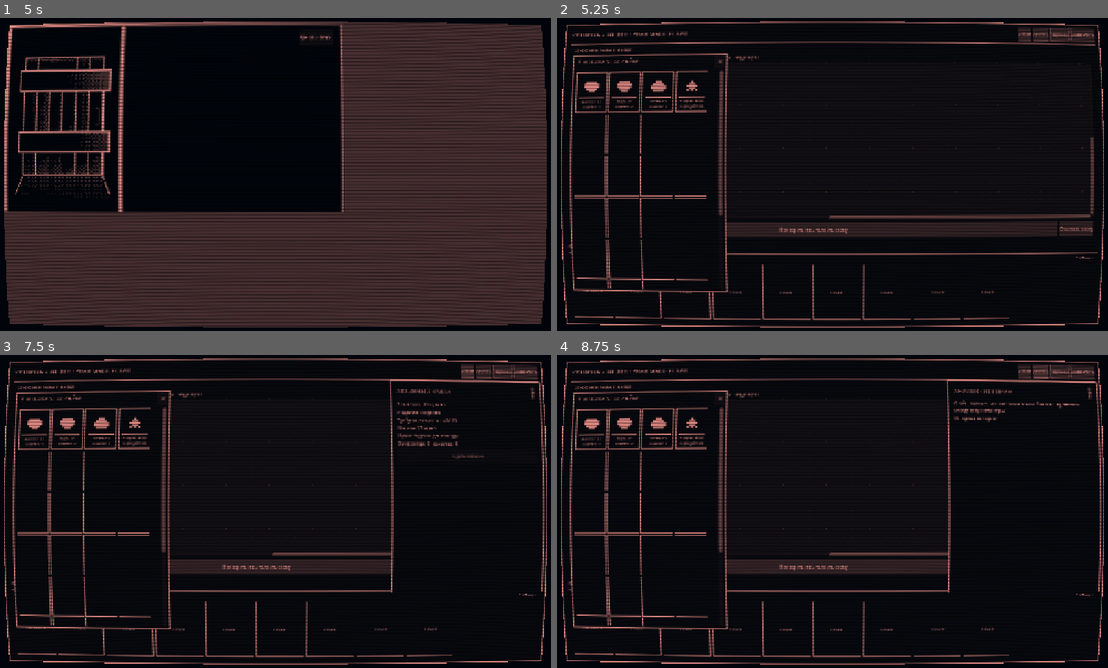
Above: before the commit, frames 1-4 (two rows, left to right).
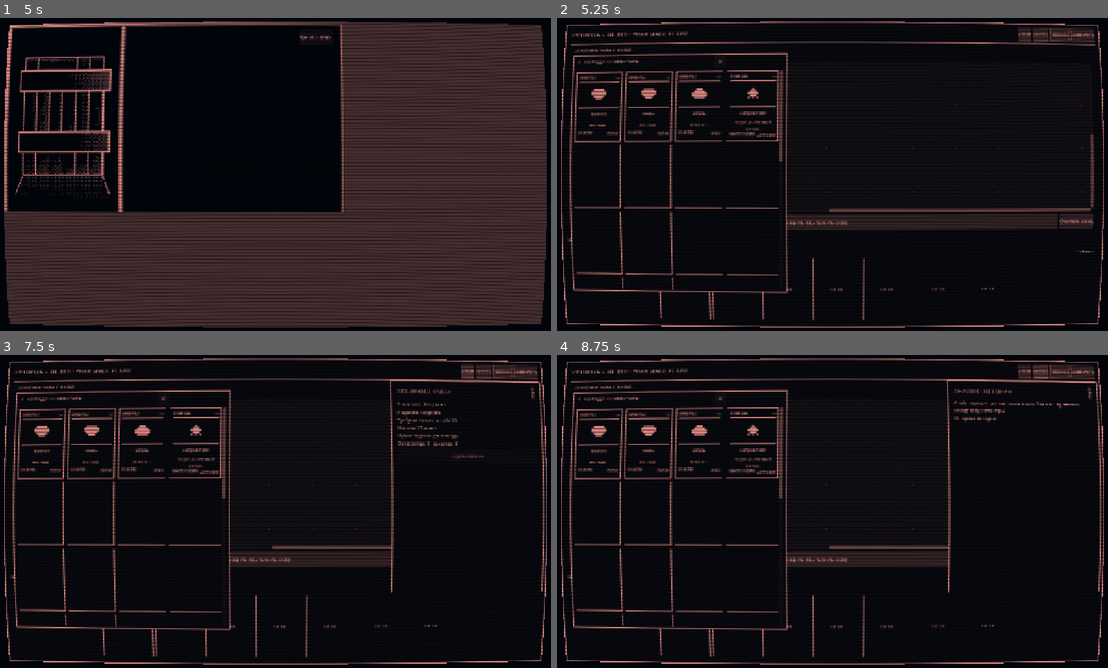
Above: after the commit, the same moments.

Repository: Blyaprint/10-ways
Game: Godot game, scene res://scenes/MainMenu.tscn
The game is run twice, just before and just after one commit, with the same random seed, the same clock (stepped at 60 frames per second) and the same inputs.
Inputs (mouse positions are in pixels of both pictures, inside the frame that each line leads up to):
- Up to frame 1 (5 s): click "New game" at 0.5 s; click "Далее" at 1.25 s; click "Далее" at 2 s; click "Далее" at 2.75 s; tap Enter at 3.5 s; move the mouse to (396, 158) at 3.52 s; click (396, 158) at 3.67 s; click "Принять заказ" at 4.25 s
- Up to frame 2 (5.25 s): click "Go to Forge" at 5 s
- Up to frame 3 (7.5 s): click "Go to Door" at 5.75 s; click "Go to Door" at 6.5 s; click "Заказ" at 7.25 s
- Up to frame 4 (8.75 s): click "Анализ" at 8 s

Frame 1 is identical in both runs. In frame 2, 9.7% of the frame differs, in the area x 1-99%, y 10-97%; in frame 3, 8.2%; in frame 4, 8.3%.

Commit message:
Unify inventory and hand into full engineering playing cards

Diff:
--- a/scripts/EngineeringWorkbenchUI.gd
+++ b/scripts/EngineeringWorkbenchUI.gd
@@ -2,7 +2,7 @@
 
 const HISTORY_PATH := "user://engineering_analysis_history.json"
 const INVENTORY_SLOTS := 32
-const HAND_CARD_SIZE := Vector2(112, 132)
+const HAND_CARD_SIZE := Vector2(112, 148)
 
 class MoveHandle extends Control:
 	var target: Control
@@ -200,7 +200,7 @@
 	hand_zone = DropZone.new()
 	hand_zone.host = self
 	hand_zone.zone_kind = "hand"
-	hand_zone.custom_minimum_size.y = 150
+	hand_zone.custom_minimum_size.y = 180
 	hand_zone.add_theme_stylebox_override("panel", _style(Color("#080808"), Color("#f4f0df"), 1))
 	root.add_child(hand_zone)
 	var hand_margin := MarginContainer.new()
@@ -246,8 +246,8 @@
 	inventory_window = InventoryDropWindow.new()
 	inventory_window.host = self
 	inventory_window.position = Vector2(24, 76)
-	inventory_window.custom_minimum_size = Vector2(370, 560)
-	inventory_window.size = Vector2(370, 560)
+	inventory_window.custom_minimum_size = Vector2(510, 560)
+	inventory_window.size = Vector2(510, 560)
 	inventory_window.z_index = 10
 	inventory_window.add_theme_stylebox_override("panel", _style(Color("#080808"), Color("#f4f0df"), 2))
 	add_child(inventory_window)
@@ -263,7 +263,7 @@
 	drag_bar.mouse_filter = Control.MOUSE_FILTER_STOP
 	drag_bar.add_theme_stylebox_override("panel", _style(Color("#080808"), Color("#f4f0df"), 1))
 	body.add_child(drag_bar)
-	var title := _label("⠿  ИНВЕНТАРЬ · 32 ЯЧЕЙКИ", 11, Color("#f4f0df"))
+	var title := _label("⠿  КОЛОДА · ИНВЕНТАРЬ", 12, Color("#f4f0df"))
 	title.position = Vector2(8, 5)
 	title.mouse_filter = Control.MOUSE_FILTER_IGNORE
 	drag_bar.add_child(title)
@@ -288,8 +288,8 @@
 	grid_margin.add_child(inventory_scroll)
 	inventory_grid = GridContainer.new()
 	inventory_grid.columns = 4
-	inventory_grid.add_theme_constant_override("h_separation", 4)
-	inventory_grid.add_theme_constant_override("v_separation", 4)
+	inventory_grid.add_theme_constant_override("h_separation", 8)
+	inventory_grid.add_theme_constant_override("v_separation", 8)
 	inventory_scroll.add_child(inventory_grid)
 
 
@@ -490,44 +490,86 @@
 	card.custom_minimum_size = card_size
 	card.size_flags_horizontal = Control.SIZE_SHRINK_BEGIN
 	card.mouse_filter = Control.MOUSE_FILTER_STOP
+
 	var frame := StyleBoxFlat.new()
 	frame.bg_color = Color("#080808")
 	frame.border_color = Color("#f4f0df")
 	frame.set_border_width_all(2)
+	frame.set_corner_radius_all(0)
 	card.add_theme_stylebox_override("panel", frame)
+
 	var outer := MarginContainer.new()
 	for pair in [["margin_left", 5], ["margin_right", 5], ["margin_top", 5], ["margin_bottom", 5]]:
 		outer.add_theme_constant_override(pair[0], pair[1])
 	outer.mouse_filter = Control.MOUSE_FILTER_IGNORE
 	card.add_child(outer)
+
 	var body := VBoxContainer.new()
 	body.mouse_filter = Control.MOUSE_FILTER_IGNORE
-	body.add_theme_constant_override("separation", 2)
+	body.add_theme_constant_override("separation", 3)
 	outer.add_child(body)
+
+	var header := HBoxContainer.new()
+	header.mouse_filter = Control.MOUSE_FILTER_IGNORE
+	body.add_child(header)
+	var kind := str(payload.get("kind", "resource"))
+	var category := "ОПЕРАЦИЯ" if kind == "action" else "МАТЕРИАЛ"
+	var type_label := _label(category, 7, Color("#f4f0df"))
+	type_label.size_flags_horizontal = Control.SIZE_EXPAND_FILL
+	type_label.mouse_filter = Control.MOUSE_FILTER_IGNORE
+	header.add_child(type_label)
+	var count := int(payload.get("count", 0))
+	if count > 0:
+		var count_label := _label("×%d" % count, 9, Color("#f4f0df"))
+		count_label.horizontal_alignment = HORIZONTAL_ALIGNMENT_RIGHT
+		count_label.mouse_filter = Control.MOUSE_FILTER_IGNORE
+		header.add_child(count_label)
+
 	var art_frame := PanelContainer.new()
-	art_frame.custom_minimum_size.y = 55 if card_size.x < 90 else 68
+	art_frame.custom_minimum_size.y = 62
 	var art_style := StyleBoxFlat.new()
 	art_style.bg_color = Color("#080808")
 	art_style.border_color = Color("#f4f0df")
 	art_style.set_border_width_all(1)
+	art_style.set_corner_radius_all(0)
 	art_frame.add_theme_stylebox_override("panel", art_style)
 	art_frame.mouse_filter = Control.MOUSE_FILTER_IGNORE
 	var art := CardArtwork.new()
 	art.item_id = str(payload.get("id", ""))
-	art.item_kind = str(payload.get("kind", ""))
+	art.item_kind = kind
 	art.mouse_filter = Control.MOUSE_FILTER_IGNORE
 	art_frame.add_child(art)
 	body.add_child(art_frame)
-	var name_label := _label(title, 9 if card_size.x < 90 else 10, Color("#f4f0df"))
+
+	var name_label := _label(title, 10, Color("#f4f0df"))
 	name_label.horizontal_alignment = HORIZONTAL_ALIGNMENT_CENTER
+	name_label.vertical_alignment = VERTICAL_ALIGNMENT_CENTER
 	name_label.autowrap_mode = TextServer.AUTOWRAP_WORD_SMART
+	name_label.custom_minimum_size.y = 25
 	name_label.mouse_filter = Control.MOUSE_FILTER_IGNORE
 	body.add_child(name_label)
-	var sub_label := _label(subtitle, 7 if card_size.x < 90 else 8, Color("#f4f0df"))
-	sub_label.horizontal_alignment = HORIZONTAL_ALIGNMENT_CENTER
-	sub_label.autowrap_mode = TextServer.AUTOWRAP_WORD_SMART
-	sub_label.mouse_filter = Control.MOUSE_FILTER_IGNORE
-	body.add_child(sub_label)
+
+	var detail_label := _label(subtitle, 8, Color("#f4f0df"))
+	detail_label.horizontal_alignment = HORIZONTAL_ALIGNMENT_CENTER
+	detail_label.vertical_alignment = VERTICAL_ALIGNMENT_CENTER
+	detail_label.autowrap_mode = TextServer.AUTOWRAP_WORD_SMART
+	detail_label.custom_minimum_size.y = 22
+	detail_label.mouse_filter = Control.MOUSE_FILTER_IGNORE
+	body.add_child(detail_label)
+
+	var footer := HBoxContainer.new()
+	footer.mouse_filter = Control.MOUSE_FILTER_IGNORE
+	body.add_child(footer)
+	var stat_name := "МНОГОРАЗОВАЯ" if kind == "action" else "КАЧЕСТВО"
+	var stat_value := "АКТИВНАЯ" if kind == "action" else "%d/100" % int(payload.get("quality", 0))
+	var stat_label := _label(stat_name, 7, Color("#f4f0df"))
+	stat_label.size_flags_horizontal = Control.SIZE_EXPAND_FILL
+	stat_label.mouse_filter = Control.MOUSE_FILTER_IGNORE
+	footer.add_child(stat_label)
+	var value_label := _label(stat_value, 8, Color("#f4f0df"))
+	value_label.horizontal_alignment = HORIZONTAL_ALIGNMENT_RIGHT
+	value_label.mouse_filter = Control.MOUSE_FILTER_IGNORE
+	footer.add_child(value_label)
 	return card
 
 func _refresh_inventory() -> void:
@@ -550,15 +592,15 @@
 			if str(entry.kind) == "resource":
 				var data: Dictionary = MATERIALS.get(id, {})
 				var quality := int(item_qualities.get(id, data.get("quality", 0)))
-				var payload := {"origin": "inventory", "kind": "resource", "id": id, "quality": quality}
-				inventory_grid.add_child(_make_visual_card(payload, "%s ×%d" % [data.get("name", id), int(entry.count)], "Качество %d" % quality, "◆", Color("#f4f0df"), Vector2(76, 94)))
+				var payload := {"origin": "inventory", "kind": "resource", "id": id, "quality": quality, "count": int(entry.count)}
+				inventory_grid.add_child(_make_visual_card(payload, str(data.get("name", id)), str(data.get("kind", "Материал")).to_upper(), "◆", Color("#f4f0df"), HAND_CARD_SIZE))
 			else:
 				var action_data: Dictionary = ACTIONS.get(id, {})
-				var payload := {"origin": "inventory", "kind": "action", "id": id}
-				inventory_grid.add_child(_make_visual_card(payload, str(action_data.get("name", id)), "Карта действия", str(action_data.get("symbol", "⚒")), Color("#f4f0df"), Vector2(76, 94)))
+				var payload := {"origin": "inventory", "kind": "action", "id": id, "count": int(entry.count)}
+				inventory_grid.add_child(_make_visual_card(payload, str(action_data.get("name", id)), str(action_data.get("description", "Инженерная операция")), str(action_data.get("symbol", "⚒")), Color("#f4f0df"), HAND_CARD_SIZE))
 		else:
 			var empty := PanelContainer.new()
-			empty.custom_minimum_size = Vector2(76, 94)
+			empty.custom_minimum_size = HAND_CARD_SIZE
 			empty.add_theme_stylebox_override("panel", _style(Color("#080808"), Color("#f4f0df"), 1))
 			inventory_grid.add_child(empty)
 
@@ -576,11 +618,11 @@
 				var material: Dictionary = MATERIALS.get(id, {})
 				var quality := int(data.get("quality", 0))
 				var payload := {"origin": "hand", "kind": "resource", "id": id, "uid": data.uid}
-				hand_list.add_child(_make_visual_card(payload, str(material.get("name", id)), "Ресурс · качество %d" % quality, "◆", Color("#f4f0df"), HAND_CARD_SIZE))
+				hand_list.add_child(_make_visual_card(payload, str(material.get("name", id)), "Материал / качество %d" % quality, "◆", Color("#f4f0df"), HAND_CARD_SIZE))
 			else:
 				var action: Dictionary = ACTIONS.get(id, {})
 				var payload := {"origin": "hand", "kind": "action", "id": id, "uid": data.uid}
-				hand_list.add_child(_make_visual_card(payload, str(action.get("name", id)), "Действие · многоразовое", str(action.get("symbol", "⚒")), Color("#f4f0df"), HAND_CARD_SIZE))
+				hand_list.add_child(_make_visual_card(payload, str(action.get("name", id)), str(action.get("description", "Многоразовая операция")), str(action.get("symbol", "⚒")), Color("#f4f0df"), HAND_CARD_SIZE))
 		else:
 			var empty := DropZone.new()
 			empty.host = self
